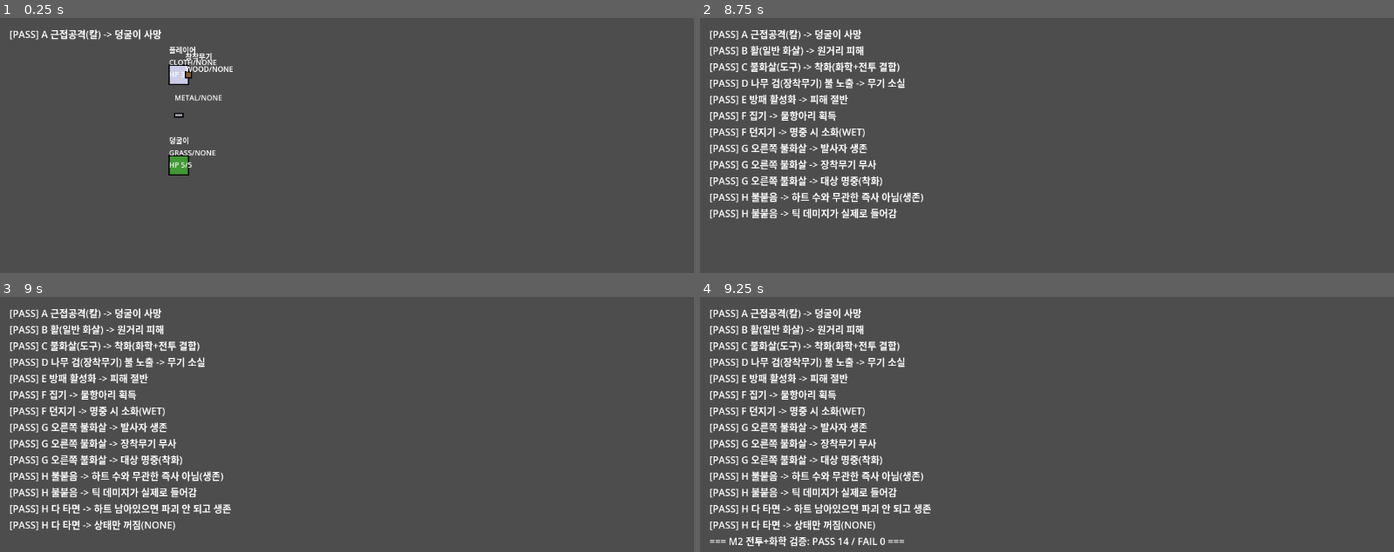
Above: before the commit, frames 1-4 (two rows, left to right).
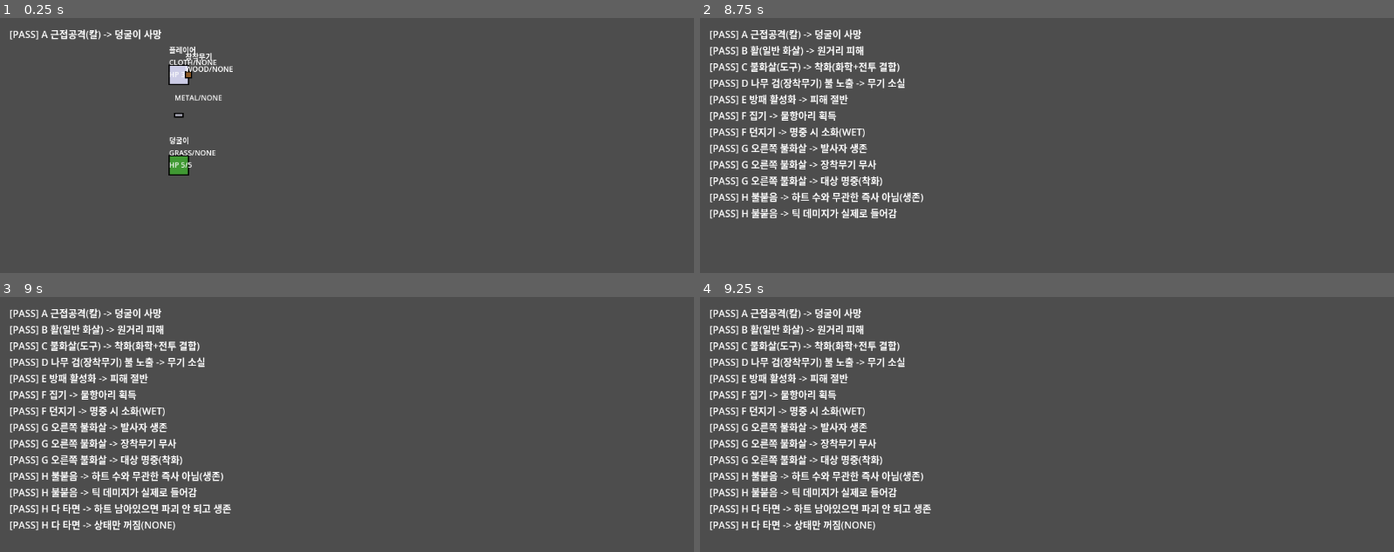
Above: after the commit, the same moments.

Repository: 50seok/ZeldaLike
Game: Godot game, scene res://scenes/m2_test/m2_test.tscn
Same seed, same stepped clock (60 frames per second), same inputs: the game is played once before the commit and once after it. This scene is started directly instead of the project's main scene.
Inputs:
- Up to frame 1 (0.25 s): no input
- Up to frame 2 (8.75 s): tap Enter at 0.5, 0.6, 6.6, 7.25 s; hold Right (ui_right) 0.53-1.28 s; tap Space at 0.77, 1.52, 3.02, 3.77, 4.52, 6.02, 6.5, 6.77, 7.52, 8 s; hold Down (ui_down) 1.28-2.03 s; tap Keypad Enter at 1.35, 7.35 s; hold Right (ui_right) 2.03-2.78 s; tap C at 2.1, 8.1 s; hold Up (ui_up) 2.78-3.53 s; tap Z at 2.85 s; hold Left (ui_left) 3.53-5.03 s; tap X at 3.6 s; tap V at 4.35 s; hold Down (ui_down) 5.03-5.78 s; tap Tab at 5.1 s; hold Right (ui_right) 5.78-6.53 s; tap T at 5.85 s; hold Up (ui_up) 6.53-7.28 s; hold Right (ui_right) 7.28-8.03 s; hold Down (ui_down) from 8.03 s (still down)
- Up to frame 3 (9 s): tap Enter at 8.75 s; release Down (ui_down) at 8.78 s; hold Left (ui_left) from 8.78 s (still down); tap Z at 8.85 s
- Up to frame 4 (9.25 s): keep holding Left (ui_left); tap Space at 9.02 s

Frames 1-3 are identical in both runs. In frame 4, 0.4% of the frame differs, in the area x 1-30%, y 93-98%.

Commit message:
fix: 세이브 좌표 씬 불일치 + 보스방 잠금 + 몬스터 목줄 3건
1. 던전 입장 시 퍼즐 다 건너뛰고 엉뚱한 방(전기스위치방 등)에서 시작하던 문제
   (실측: "퍼즐 없이 바로 보스방이던데?"). world_test에서 저장한 좌표(필드
   기준, 예 x≈2300)를 dungeon_test가 자기 방 격자 좌표에 그대로 대입해서
   생긴 문제 - 저장된 씬 경로가 자기 자신일 때만 위치를 신뢰하도록 수정,
   다른 씬에서 넘어온 거면 하트/인벤토리/플래그만 받고 위치는 자기 스폰
   그대로 유지. world_test에도 대칭 적용(현재는 안 터지지만 향후 던전->월드
   복귀 경로 대비).

2. 보스 방에 들어가면 격파 전까지 못 나가게 - Door.lock() 추가(이미 열쇠로
   열렸던 문도 다시 잠글 수 있음), 보스방 존 진입 시 자동 재잠금, 격파 시
   재개방. (실측: "보스방 들어가면 잡기 전까지는 못나가는 게 맞는 것 같음")

3. VineEnemy에 leash_distance(스폰 지점 기준 목줄) 추가 - "방"이 실제
   벽이 아니라 카메라 존일 뿐이라, 한 번 쫓아오기 시작한 몬스터가 옆방까지
   따라올 수 있었다(실측: "몬스터들은 따라오지 못하게 해야할듯" - 보스
   페이즈2 소환 덩굴이 케이스).

검증: m3_dungeon_test 신규 3건(재잠금), m2_test 신규 2건(목줄), 전체 15개
스위트 150/150 회귀 유지.

Diff:
--- a/project/scenes/dungeon_test/dungeon_test.gd
+++ b/project/scenes/dungeon_test/dungeon_test.gd
@@ -109,8 +109,19 @@
 
 	# world_test.tscn과 동일한 이어하기 방식 - 저장이 있으면(월드에서 넘어왔거나
 	# 타이틀 "이어하기"로 던전 도중부터 시작하는 경우) 여기서 상태를 덮어쓴다.
+	#
+	# 단, 위치는 "저장된 씬이 바로 이 던전 씬일 때만" 그대로 믿는다. world_test에서
+	# 입구를 넘어오는 순간 저장한 좌표(예: 필드 x≈2300)는 world_test의 좌표계일
+	# 뿐인데, 그 값을 던전의 방 격자 좌표에 그대로 대입하면 엉뚱한 방(전기스위치방,
+	# 심하면 그 너머)에 떨어져 입구/퍼즐을 통째로 건너뛰어 버렸다(실측 확인:
+	# "퍼즐 없이 바로 보스방이던데?"). 다른 씬에서 넘어온 거면 하트/인벤토리/
+	# 플래그만 받고 위치는 던전 자체 스폰(입구)으로 남긴다.
 	if SaveManager.has_save():
+		var came_from_this_scene := SaveManager.get_saved_scene_path() == scene_file_path
+		var entry_position := _player.global_position
 		SaveManager.load_game(_player)
+		if not came_from_this_scene:
+			_player.global_position = entry_position
 		_log("저장된 게임을 이어서 불러왔습니다")
 
 	# 퍼즐 ① - 입구를 막은 마른 수풀. 베거나 태우면 사라져 다음 방으로 갈 수 있다.
@@ -199,7 +210,17 @@
 		var phase_names := {ChaosCore.Phase.TWO: "2(얼음+덩굴이 소환)", ChaosCore.Phase.THREE: "3(속도+탄막 증가)"}
 		_log("혼돈의 코어 -> 페이즈 %s 돌입!" % phase_names.get(new_phase, str(new_phase)))
 	)
+	# §4.1 "보스전" 관례 - 보스 방에 들어가면 격파 전까지 못 나가게 문을 다시
+	# 잠근다(실측 지적: "보스방 들어가면 잡기 전까지는 못나가는 게 맞는 것 같음").
+	# boss_door는 이미 열쇠로 한 번 열렸던 문이지만 lock()은 상태만 다시 잠그므로
+	# 문제없다.
+	_zone_ctrl.zone_changed.connect(func(zone):
+		if zone and zone.zone_name == "보스 방" and is_instance_valid(boss):
+			boss_door.lock()
+			_log("문이 닫혔다 - 혼돈의 코어를 물리쳐야 나갈 수 있다!")
+	)
 	boss.defeated.connect(func():
+		boss_door.unlock()
 		_log("혼돈의 코어 격파! 승리!")
 		get_tree().change_scene_to_file("res://scenes/ending/ending.tscn")
 	)
--- a/project/scenes/m2_test/m2_test.gd
+++ b/project/scenes/m2_test/m2_test.gd
@@ -63,6 +63,7 @@
 	await _test_pickup_throw()
 	await _test_fire_right_self_safety()
 	await _test_burn_is_damage_over_time()
+	await _test_vine_leash_prevents_room_crossing()
 
 
 func _test_melee() -> void:
@@ -212,6 +213,29 @@
 	await get_tree().create_timer(0.1).timeout
 
 
+## 실측 지적("몬스터들은 따라오지 못하게 해야할듯" - 던전 보스방 페이즈2가
+## 소환하는 덩굴이가 옆방까지 새는 경우) 재발 방지 - 스폰 지점에서 leash_distance
+## 밖으로는 쫓아가도 실제로 움직이지 않아야 한다.
+func _test_vine_leash_prevents_room_crossing() -> void:
+	var vine := VineEnemy.new()
+	vine.global_position = Vector2(2000, 100)
+	vine.detect_radius = 1000.0  # 이 테스트는 목줄만 격리해서 확인 - 감지범위는 넉넉히 열어둠
+	vine.leash_distance = 300.0
+	add_child(vine)
+	var spawn := vine.global_position
+	var player := _spawn_player(spawn + Vector2(800, 0))  # 목줄(300)보다 훨씬 먼 곳(= 옆방 상당)
+	await get_tree().physics_frame
+
+	await get_tree().create_timer(1.0).timeout  # 목줄 끝까지 이동할 시간을 충분히 줌
+	var dist_from_spawn := vine.global_position.distance_to(spawn)
+	_check("I 쫓아오다가도 -> 스폰에서 목줄 거리 이상은 못 벗어남(옆방 진입 방지)", dist_from_spawn <= vine.leash_distance + 5.0)
+	_check("I 목줄 범위 안에서는 -> 실제로 쫓아가려 함(가만히 안 있음)", dist_from_spawn > 10.0)
+
+	player.queue_free()
+	vine.queue_free()
+	await get_tree().create_timer(0.1).timeout
+
+
 func _print_summary() -> void:
 	var summary := "=== M2 전투+화학 검증: PASS %d / FAIL %d ===" % [_pass_count, _fail_count]
 	_log.append(summary)
--- a/project/scenes/m3_dungeon_test/m3_dungeon_test.gd
+++ b/project/scenes/m3_dungeon_test/m3_dungeon_test.gd
@@ -38,6 +38,7 @@
 	await _test_treasure_chest()
 	await _test_ice_melt_puzzle_wiring()
 	await _test_switch_unlocks_door_integration()
+	await _test_relock_boss_room_door()
 
 
 func _spawn_player(pos: Vector2) -> Player:
@@ -201,6 +202,40 @@
 	door.queue_free()
 	switch.queue_free()
 	conductor.queue_free()
+	await get_tree().create_timer(0.1).timeout
+
+
+## §4.1 보스 방 관례("들어가면 격파 전까지 못 나감") - 실측 지적으로 추가된
+## Door.lock(). 이미 열쇠로 한 번 열렸던 문(키 소모됨)도 다시 잠기고, 다시
+## 밀어내는지 확인한다.
+func _test_relock_boss_room_door() -> void:
+	var player := Player.new()
+	player.global_position = Vector2(1300, 100)
+	add_child(player)
+
+	var door := Door.new()
+	door.required_key = ItemIds.BOSS_KEY
+	door.global_position = Vector2(1300, 200)
+	add_child(door)
+	player.inventory.add(ItemIds.BOSS_KEY, 1)
+	await get_tree().physics_frame
+
+	player.global_position = Vector2(1300, 200)  # 열쇠로 최초 통과
+	await get_tree().physics_frame
+	await get_tree().physics_frame
+	_check("G 열쇠로 최초 통과 -> 문 열림+열쇠 소모", not door.locked and player.inventory.get_count(ItemIds.BOSS_KEY) == 0)
+
+	player.global_position = Vector2(1400, 200)  # 문을 지나 반대편으로 이동
+	door.lock()
+	_check("G lock() 재호출 -> 다시 잠김(소모된 열쇠와 무관)", door.locked)
+
+	player.global_position = Vector2(1300, 200)  # 다시 문으로 접근(나가려는 시도)
+	await get_tree().physics_frame
+	await get_tree().physics_frame
+	_check("G 재잠금 후 -> 열쇠 없어 못 나가고 밀려남", door.locked and not door.bounds.has_point(player.global_position - door.global_position))
+
+	player.queue_free()
+	door.queue_free()
 	await get_tree().create_timer(0.1).timeout
 
 
--- a/project/scenes/world_test/world_test.gd
+++ b/project/scenes/world_test/world_test.gd
@@ -198,10 +198,16 @@
 	add_child(item_mgr)
 	item_mgr.setup(camera)
 
-	# 타이틀 화면이 아직 없어(M4 스코프) "이어하기"를 씬 시작 시 자동 적용으로 대신한다 -
-	# 저장이 있으면 플레이어 상태+스토리 플래그를 여기서 덮어쓴다.
+	# 저장이 있으면 플레이어 상태+스토리 플래그를 여기서 덮어쓴다. 위치는 저장된
+	# 씬이 이 씬 자신일 때만 신뢰한다 - 다른 씬(예: 던전) 좌표계에서 저장된 값을
+	# 그대로 대입하면 엉뚱한 곳에 떨어진다(dungeon_test.gd에서 실측 확인된 문제와
+	# 동일 - 지금은 던전->월드 복귀 경로가 없어 당장 터지진 않지만 대칭적으로 방지).
 	if SaveManager.has_save():
+		var came_from_this_scene := SaveManager.get_saved_scene_path() == scene_file_path
+		var entry_position := _player.global_position
 		SaveManager.load_game(_player)
+		if not came_from_this_scene:
+			_player.global_position = entry_position
 		_log("저장된 게임을 이어서 불러왔습니다")
 
 	# 우선순위4(NPC 대화 + 스토리 플래그, §3.4) - 기능 NPC 1(촌장, sets_flag)과
--- a/project/scripts/combat/vine_enemy.gd
+++ b/project/scripts/combat/vine_enemy.gd
@@ -10,10 +10,16 @@
 @export var detect_radius: float = 120.0
 @export var contact_damage: float = 0.5
 @export var contact_cooldown: float = 1.0
+## "방"이 실제 벽이 아니라 카메라 존일 뿐이라(§4.2), 한 번 쫓아오기 시작하면
+## 끝없이 따라와 옆방까지 넘어올 수 있었다(실측 지적: "몬스터들은 따라오지
+## 못하게 해야할듯" - 보스 페이즈2가 소환하는 덩굴이가 보스방 밖으로 새는 경우).
+## 스폰 지점에서 이 거리 밖으로는 추적해도 실제로 움직이지 않는다("목줄").
+@export var leash_distance: float = 300.0
 
 var _state: AIState = AIState.IDLE
 var _player: Node2D
 var _cooldown_left := 0.0
+var _spawn_position: Vector2
 
 
 func _ready() -> void:
@@ -26,6 +32,7 @@
 	display_name = "덩굴이"
 	add_to_group("combatant_enemies")
 	_setup_drops()
+	_spawn_position = global_position
 
 
 ## §3.3 수풀 예시 그대로: 기본 파괴=하트/화살 20%, 태워 죽이면 드랍 없음(재만 남음).
@@ -54,7 +61,8 @@
 		_state = AIState.CHASE
 
 	if _state == AIState.CHASE and to_player.length() > 1.0:
-		position += to_player.normalized() * move_speed * delta
+		if global_position.distance_to(_spawn_position) < leash_distance:
+			position += to_player.normalized() * move_speed * delta
 
 	# 접촉 피해는 "아직 다가가는 중"과 무관하게 확인한다 — 이동 조건 안에 넣으면
 	# 완전히 겹친 순간(거리<=1.0) 피해 판정 자체가 멈추는 버그가 생긴다(실측 확인).
--- a/project/scripts/world/door.gd
+++ b/project/scripts/world/door.gd
@@ -52,6 +52,15 @@
 	unlocked.emit()
 
 
+## 보스 방처럼 "들어가면 격파 전까지 못 나가는" 문에 쓴다 - 이미 한 번 열렸던
+## (그래서 required_key가 이미 소모된) 문도 다시 잠글 수 있다.
+func lock() -> void:
+	if locked:
+		return
+	locked = true
+	queue_redraw()
+
+
 ## 가장 가까운 경계 쪽으로 최소 이동시켜 문 사각형 밖으로 밀어낸다. 정확히
 ## 경계선 위에 놓으면 Rect2.has_point()의 경계 포함 규칙 때문에 여전히 "안쪽"으로
 ## 판정될 수 있어(실측 확인), epsilon만큼 더 밀어 확실히 밖으로 낸다.
Not shown, added: project/scenes/m4_connect_test/m4_connect_test.gd.uid
